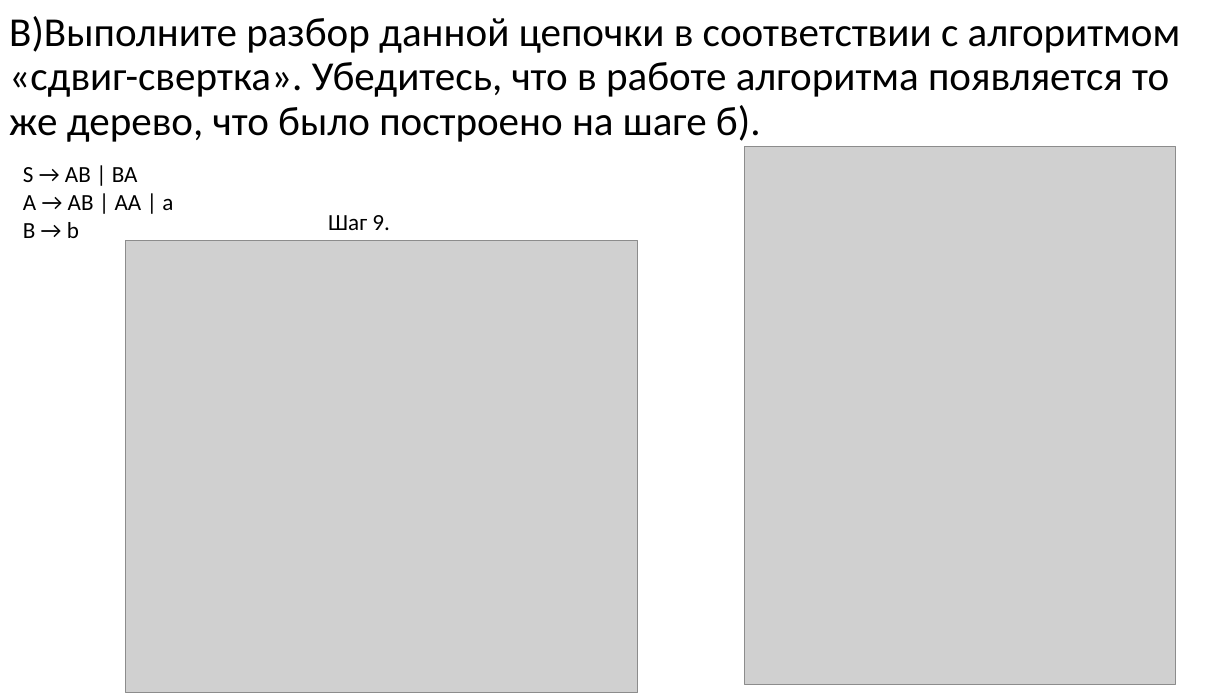
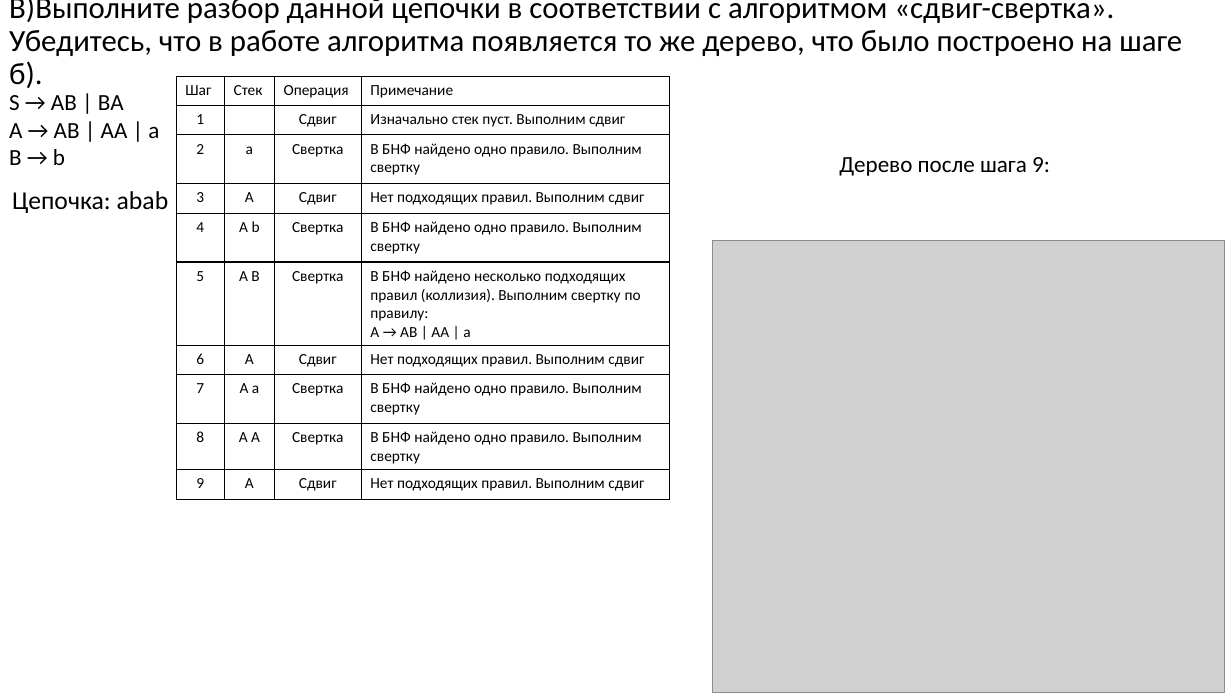
Before and after one commit to goddamnteam/korzun, a slide deck: slide 15 of task7.pptx. Drawn at 1232x693 pixels with LibreOffice and Linux fonts; fonts in the diff are those of the drawing; grey boxes stand for pictures. Boxes give left, top, right and bottom in pixels: in the first picture for what was removed or moved away, otherwise in the second. Text is boxed around its words. In the diff, an @@ line names an element or a change of style, - is before the commit and + after.

```diff
--- a/task7.pptx
+++ b/task7.pptx
@@ title "В)Выполните разбор данной цепочки в ..." at <box>9,0,1182,88</box>: size 32 to 24 pt @@
@@ text "S → AB | BA ...": place and size @@
-text "S → AB | BA ..." at <box>23,167,173,238</box>
+text "S → AB | BA ..." at <box>9,95,159,165</box>
@@ table added at <box>177,76,669,499</box>, 10 rows, 4 columns @@
+Шаг | Стек | Операция | Примечание
+1 |  | Сдвиг | Изначально стек пуст. Выполним сдвиг
+2 | a | Свертка | В БНФ найдено одно правило. Выполним свертку
+3 | A | Сдвиг | Нет подходящих правил. Выполним сдвиг
+4 | A b | Свертка | В БНФ найдено одно правило. Выполним свертку
+5 | A B | Свертка | В БНФ найдено несколько подходящих правил (коллизия). Выполним свертку по правилу: / A → AB | AA | a
+6 | A | Сдвиг | Нет подходящих правил. Выполним сдвиг
+7 | A a | Свертка | В БНФ найдено одно правило. Выполним свертку
+8 | A A | Свертка | В БНФ найдено одно правило. Выполним свертку
+9 | A | Сдвиг | Нет подходящих правил. Выполним сдвиг
@@ picture removed at <box>745,146,1176,684</box> @@
@@ text added at <box>839,157,1050,176</box>, 18 pt, text #000000 @@
+Дерево после шага 9:
@@ text added at <box>12,191,169,213</box>, 20 pt, text #000000 @@
+Цепочка: abab
@@ text removed at <box>328,215,390,230</box> @@
-Шаг 9.
@@ picture: place and size @@
-picture at <box>126,240,638,693</box>
+picture at <box>713,240,1225,693</box>
```
Also in this commit, not shown: 19 other slides changed.
